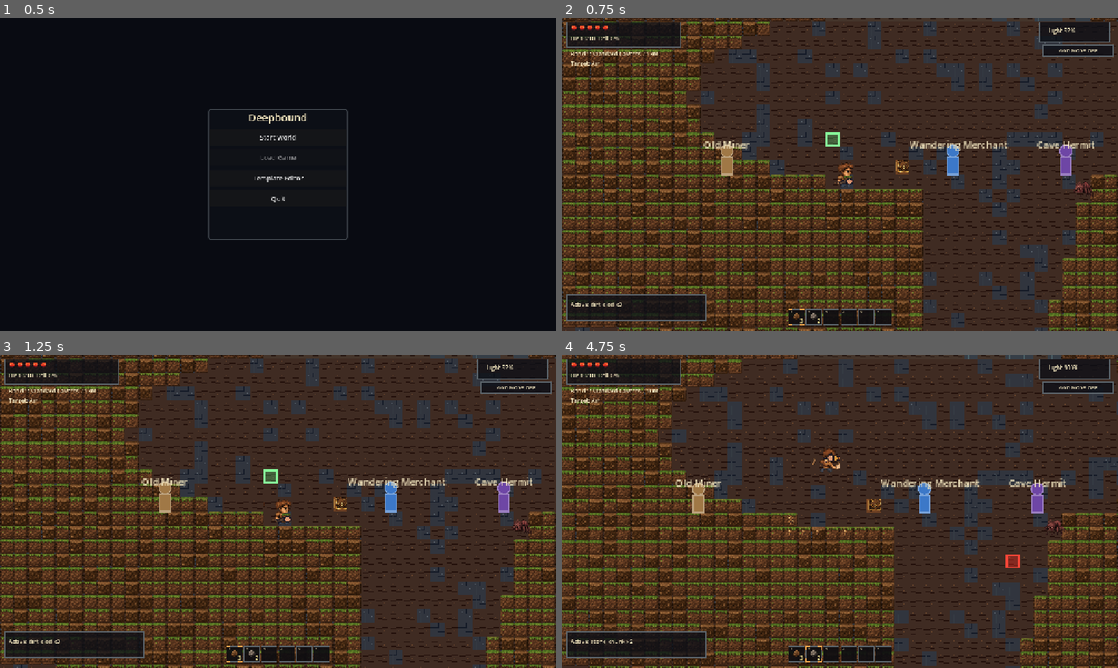
Above: before the commit, frames 1-4 (two rows, left to right).
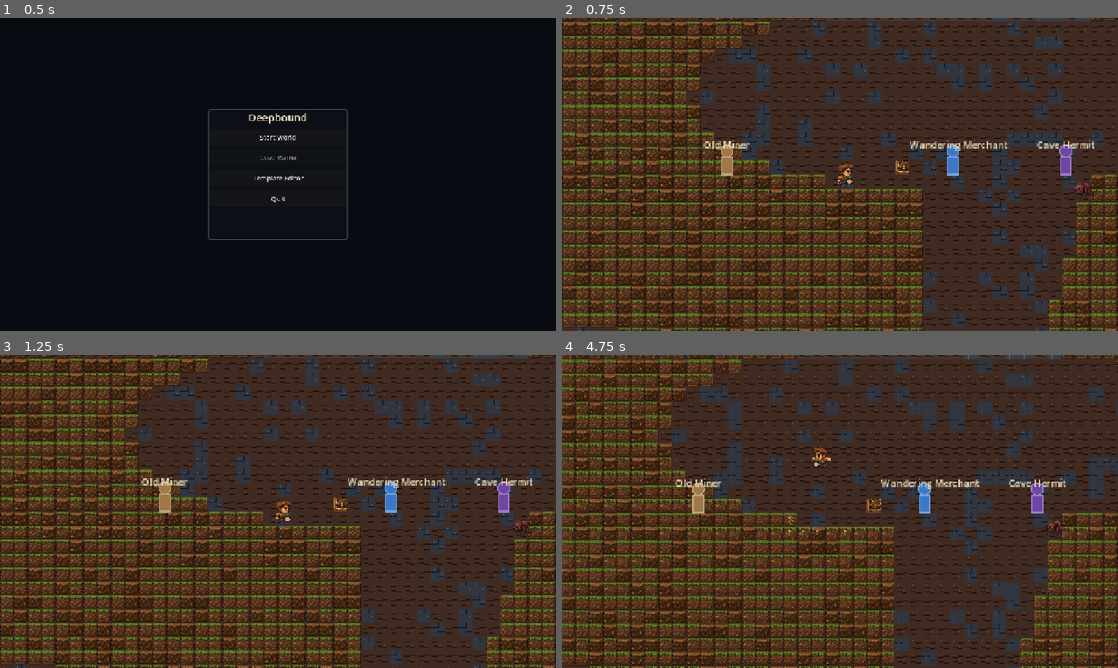
Above: after the commit, the same moments.

Repository: starrdye/deepbound
Game: Godot game, scene res://scenes/MainMenu.tscn
Two runs of this game, one before a commit and one after it. Both use one fixed random seed, a clock stepped at 60 frames per second and the inputs below.
Inputs (mouse positions are in pixels of both pictures, inside the frame that each line leads up to):
- Up to frame 1 (0.5 s): no input
- Up to frame 2 (0.75 s): click "Start World" at 0.5 s
- Up to frame 3 (1.25 s): no input
- Up to frame 4 (4.75 s): tap Enter at 1.25 s; drag from (840, 511) to (895, 442) at 1.27 s; drag from (728, 527) to (812, 574) at 2.02 s; move the mouse to (895, 442) at 2.77 s; hold D (move_right) 2.78-3.5 s; hold F (drill) 2.78-3.5 s; tap E (strike) at 3.05, 4.55 s; drag from (812, 574) to (673, 464) at 3.52 s; move the mouse to (1006, 558) at 4.27 s; hold A (move_left) from 4.28 s (still down); tap 2 (hotbar_slot_2) at 4.35 s; tap Space (jump) at 4.52 s

Frame 1 is identical in both runs. In frame 2, 6.1% of the frame differs, in the area x 0-100%, y 1-99%; in frame 3, 6.1%; in frame 4, 6.4%.
Error after the commit: Parse Error: Could not preload resource script "res://scripts/catalogs/ItemCatalog.gd". (res://scripts/systems/CraftingSystem.gd:5)

Commit message:
feat: add EquipmentCatalog and equipment items to ItemCatalog
Introduces EquipmentCatalog with 14 equippable items across weapon/head/
body/legs/feet/accessory/utility slots, each with stat deltas (damage,
defense, health_max, speed, drill_cool) and utility light radii.

Adds corresponding ItemCatalog entries for all 12 new equippable items
(helms, armour, rings, amulet, torch, lantern) plus workbench, furnace,
and anvil placeables.

Co-Authored-By: Claude Sonnet 4.6 <noreply@anthropic.com>

Diff:
--- /dev/null
+++ b/deepbound_godot/scripts/catalogs/EquipmentCatalog.gd
@@ -0,0 +1,49 @@
+extends RefCounted
+class_name EquipmentCatalog
+
+## Defines every equippable item: the slot it occupies and the stat deltas
+## it grants while equipped.
+##
+## Stat keys understood by StatCalculator / Main.gd:
+##   damage      — flat bonus added to melee strike damage
+##   defense     — flat damage reduction applied in PlayerController.damage()
+##   health_max  — bonus max HP (fed into PlayerController.set_equipment_health_delta)
+##   speed       — fractional speed multiplier bonus  (0.10 = +10 %)
+##   drill_cool  — fractional drill-heat reduction    (0.10 = -10 %)
+##
+## Utility items also carry "light_radius_tiles" which is broadcast to
+## World.set_player_utility_light() when the Utility slot changes.
+
+const EQUIPPABLES := {
+	# ── Weapon ───────────────────────────────────────────────────────────────
+	"wooden_sword":     {"slot": "weapon",    "stats": {"damage":  3}},
+	"crystal_sword":    {"slot": "weapon",    "stats": {"damage":  6}},
+	"cursed_sword":     {"slot": "weapon",    "stats": {"damage": 10}},
+	# ── Head ─────────────────────────────────────────────────────────────────
+	"iron_helm":        {"slot": "head",      "stats": {"defense": 2}},
+	"crystal_helm":     {"slot": "head",      "stats": {"defense": 4, "health_max": 5}},
+	# ── Body ─────────────────────────────────────────────────────────────────
+	"leather_vest":     {"slot": "body",      "stats": {"defense": 1}},
+	"iron_chestplate":  {"slot": "body",      "stats": {"defense": 4}},
+	# ── Legs ─────────────────────────────────────────────────────────────────
+	"leather_pants":    {"slot": "legs",      "stats": {"defense": 1}},
+	"iron_greaves":     {"slot": "legs",      "stats": {"defense": 2}},
+	# ── Feet ─────────────────────────────────────────────────────────────────
+	"leather_boots":    {"slot": "feet",      "stats": {"defense": 1, "speed": 0.10}},
+	# ── Accessory ────────────────────────────────────────────────────────────
+	"copper_ring":      {"slot": "accessory", "stats": {"health_max": 5}},
+	"resin_amulet":     {"slot": "accessory", "stats": {"defense": 1, "drill_cool": 0.10}},
+	# ── Utility ──────────────────────────────────────────────────────────────
+	"torch":   {"slot": "utility", "stats": {}, "light_radius_tiles": 10.0},
+	"lantern": {"slot": "utility", "stats": {}, "light_radius_tiles": 17.0},
+}
+
+static func get_equippable(item_id: String) -> Dictionary:
+	return EQUIPPABLES.get(item_id, {})
+
+static func is_equippable(item_id: String) -> bool:
+	return EQUIPPABLES.has(item_id)
+
+## Returns the slot_id this item belongs in, or "" if not equippable.
+static func get_slot_for_item(item_id: String) -> String:
+	return String(EQUIPPABLES.get(item_id, {}).get("slot", ""))
--- a/deepbound_godot/scripts/catalogs/ItemCatalog.gd
+++ b/deepbound_godot/scripts/catalogs/ItemCatalog.gd
@@ -139,6 +139,80 @@
 		"desc": "Forges powerful weapons and tools.\nRequires a Workbench and Furnace.",
 		"rarity": "uncommon",
 		"category": "placeable",
+	},
+}
+
+	# ── Equipment — Head ─────────────────────────────────────────────────────
+	"iron_helm": {
+		"name": "Iron Helm",
+		"desc": "A sturdy iron helmet.\n+2 Defense",
+		"rarity": "common",
+		"category": "head",
+	},
+	"crystal_helm": {
+		"name": "Crystal Helm",
+		"desc": "A helm of cave crystal.\n+4 Defense  |  +5 Max HP",
+		"rarity": "rare",
+		"category": "head",
+	},
+	# ── Equipment — Body ─────────────────────────────────────────────────────
+	"leather_vest": {
+		"name": "Leather Vest",
+		"desc": "Tanned hide stitched into a vest.\n+1 Defense",
+		"rarity": "common",
+		"category": "body",
+	},
+	"iron_chestplate": {
+		"name": "Iron Chestplate",
+		"desc": "Heavy iron plate for the chest.\n+4 Defense",
+		"rarity": "uncommon",
+		"category": "body",
+	},
+	# ── Equipment — Legs ─────────────────────────────────────────────────────
+	"leather_pants": {
+		"name": "Leather Pants",
+		"desc": "Simple hardened leather legwear.\n+1 Defense",
+		"rarity": "common",
+		"category": "legs",
+	},
+	"iron_greaves": {
+		"name": "Iron Greaves",
+		"desc": "Leg armor hammered from iron.\n+2 Defense",
+		"rarity": "uncommon",
+		"category": "legs",
+	},
+	# ── Equipment — Feet ─────────────────────────────────────────────────────
+	"leather_boots": {
+		"name": "Leather Boots",
+		"desc": "Sturdy boots for cave exploration.\n+1 Defense  |  +10% Speed",
+		"rarity": "common",
+		"category": "feet",
+	},
+	# ── Equipment — Accessory ────────────────────────────────────────────────
+	"copper_ring": {
+		"name": "Copper Ring",
+		"desc": "A simple copper band.\n+5 Max HP",
+		"rarity": "common",
+		"category": "accessory",
+	},
+	"resin_amulet": {
+		"name": "Resin Amulet",
+		"desc": "Hardened resin pendant.\n+1 Defense  |  -10% Drill Heat",
+		"rarity": "uncommon",
+		"category": "accessory",
+	},
+	# ── Equipment — Utility ──────────────────────────────────────────────────
+	"torch": {
+		"name": "Torch",
+		"desc": "A burning torch.\nIlluminates a wide area when equipped.",
+		"rarity": "common",
+		"category": "utility",
+	},
+	"lantern": {
+		"name": "Lantern",
+		"desc": "An oil lantern with a bright steady flame.\nIlluminates a very wide area when equipped.",
+		"rarity": "uncommon",
+		"category": "utility",
 	},
 }
 
